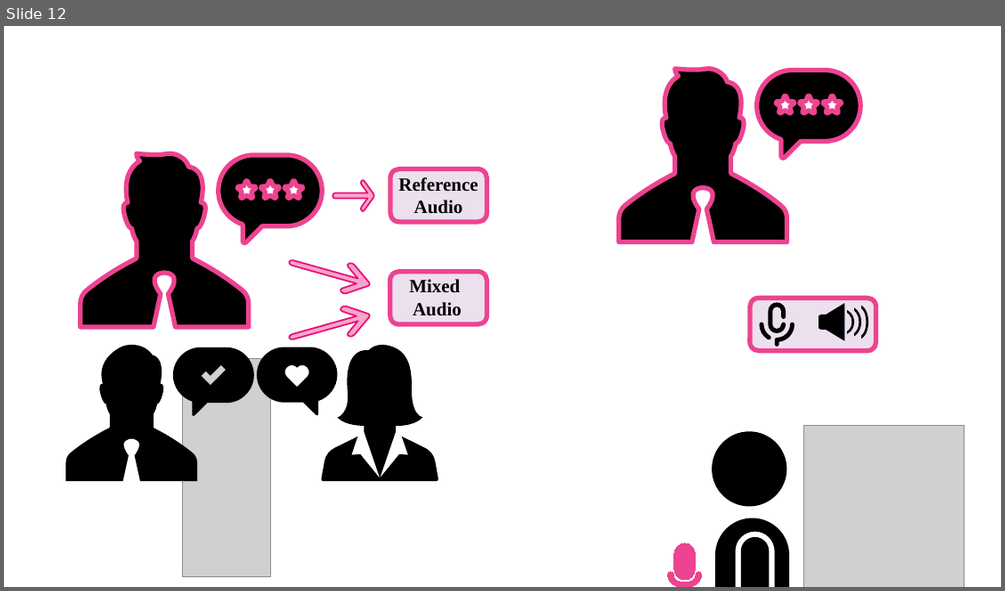
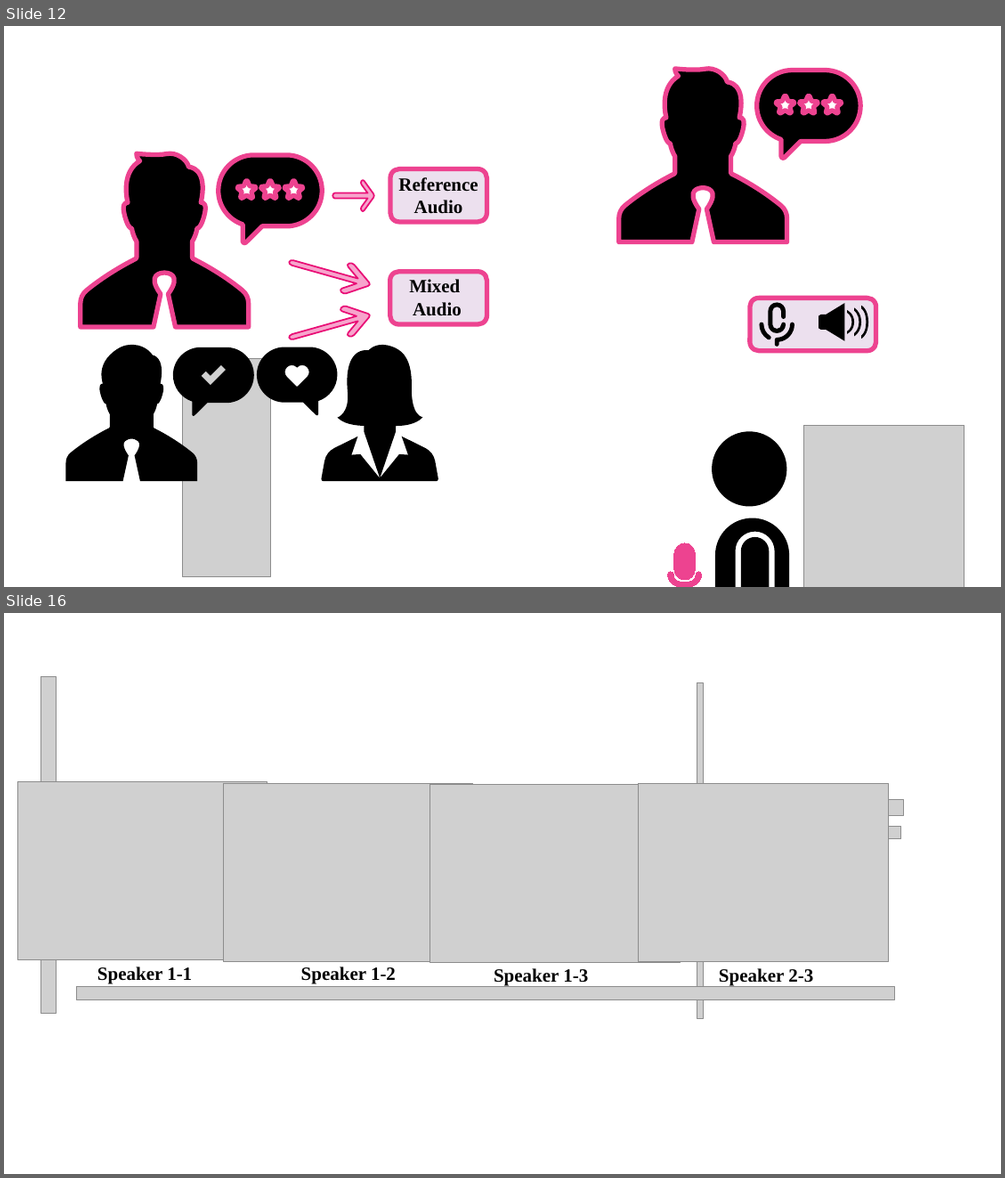
Before and after one commit to lange-bleu/infocom2021, a slide deck: infocom21.pptx. Shown one above the other, each under a label of ours: slide 12 before the commit, slides 12 and 16 after it; the slides between them are not shown. The pictures are 1005x591 and 1005x1178 pixels, drawn with LibreOffice and Linux fonts; fonts in the diff are those of the drawing; grey boxes stand for pictures. Boxes give left, top, right and bottom in pixels: in the first picture for what was removed or moved away, otherwise in the second. Text is boxed around its words. In the diff, an @@ line names an element or a change of style, - is before the commit and + after.

```diff
--- a/infocom21.pptx
+++ b/infocom21.pptx
@@ slide 16 added at [4, 613, 1001, 1174], background #FFFFFF @@
@@ picture added at [40, 677, 56, 1013] @@
@@ picture added at [697, 682, 704, 1018] @@
@@ picture added at [17, 782, 267, 960] @@
@@ picture added at [223, 784, 473, 962] @@
@@ picture added at [429, 784, 680, 962] @@
@@ picture added at [639, 784, 889, 962] @@
@@ picture added at [73, 800, 904, 816] @@
@@ picture added at [83, 826, 901, 839] @@
@@ text added at [97, 966, 192, 984], 18 pt, text #000000, bold @@
+Speaker 1-1
@@ text added at [301, 966, 396, 983], 18 pt, text #000000, bold @@
+Speaker 1-2
@@ text added at [494, 968, 588, 985], 18 pt, text #000000, bold @@
+Speaker 1-3
@@ text added at [719, 968, 813, 985], 18 pt, text #000000, bold @@
+Speaker 2-3
@@ picture added at [77, 987, 895, 999] @@
```
Also in this commit, not shown: 1 slide changed, 4 other slides added, 58 other files.
